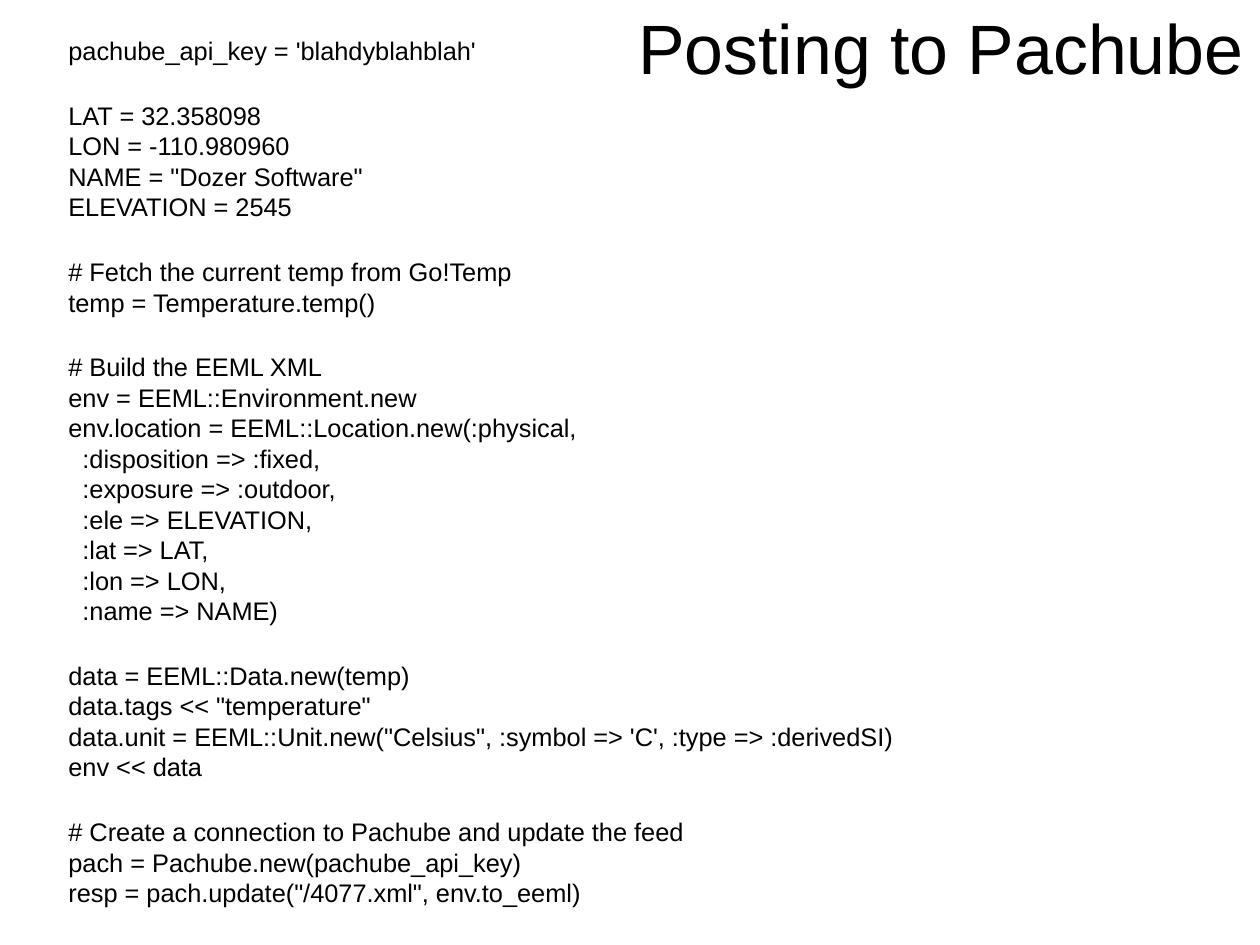
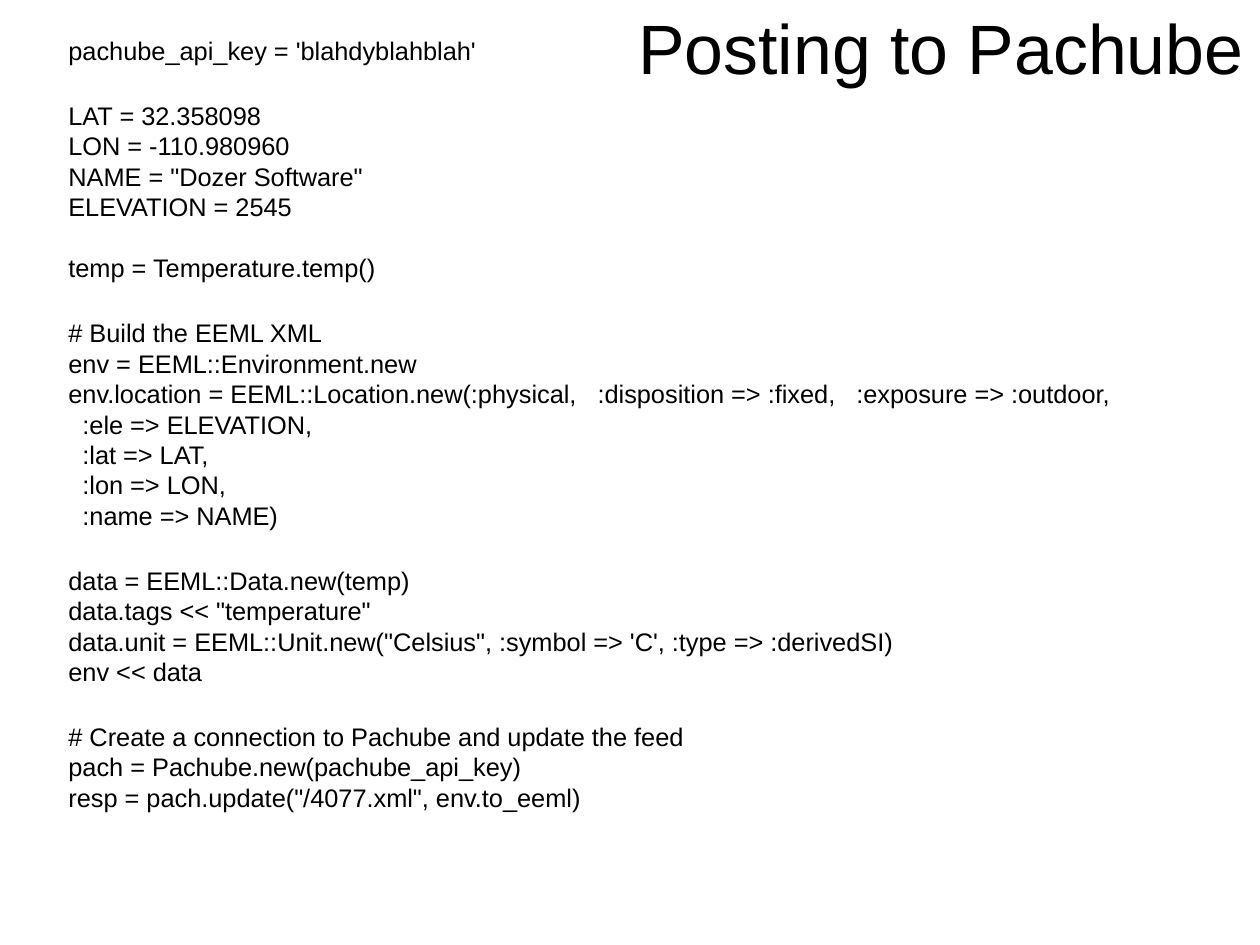
Before and after one commit to kitplummer/Mil-OSS, a slide deck: slide 9 of hackin_devices_with_ruby.odp. Drawn at 1260x945 pixels with LibreOffice and Linux fonts; fonts in the diff are those of the drawing. Boxes give left, top, right and bottom in pixels: in the first picture for what was removed or moved away, otherwise in the second. Text is boxed around its words. In the diff, an @@ line names an element or a change of style, - is before the commit and + after.

```diff
--- a/hackin_devices_with_ruby.odp
+++ b/hackin_devices_with_ruby.odp
@@ text at <box>89,262,512,287</box>: paragraph removed @@
-# Fetch the current temp from Go!Temp
@@ text at <box>68,384,1110,409</box>: text changed @@
-env.location = EEML::Location.new(:physical,
-:disposition => :fixed,
-:exposure => :outdoor,
+env.location = EEML::Location.new(:physical, :disposition => :fixed, :exposure => :outdoor,
```
Also in this commit, not shown: 3 other slides changed, 1 other file.
